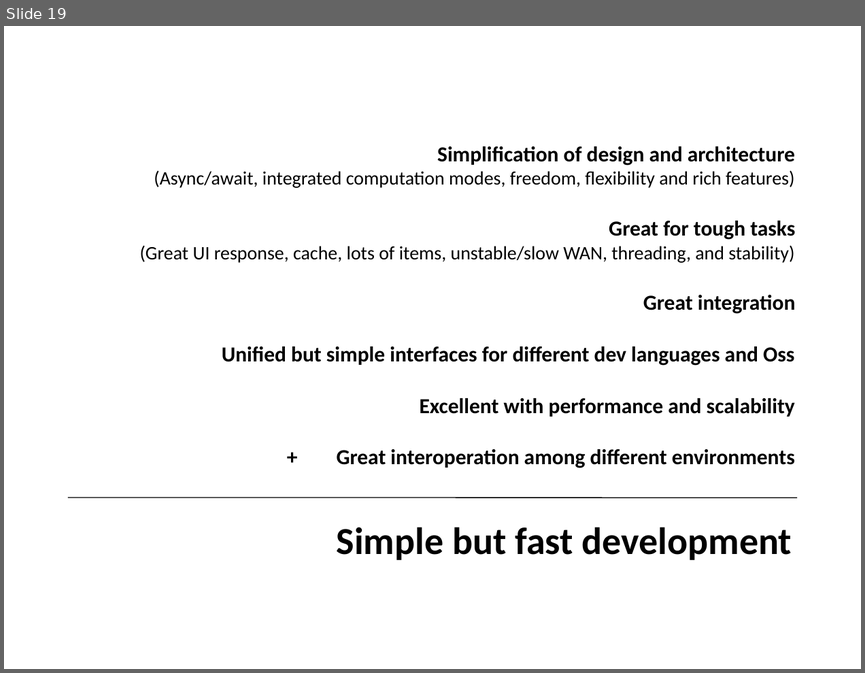
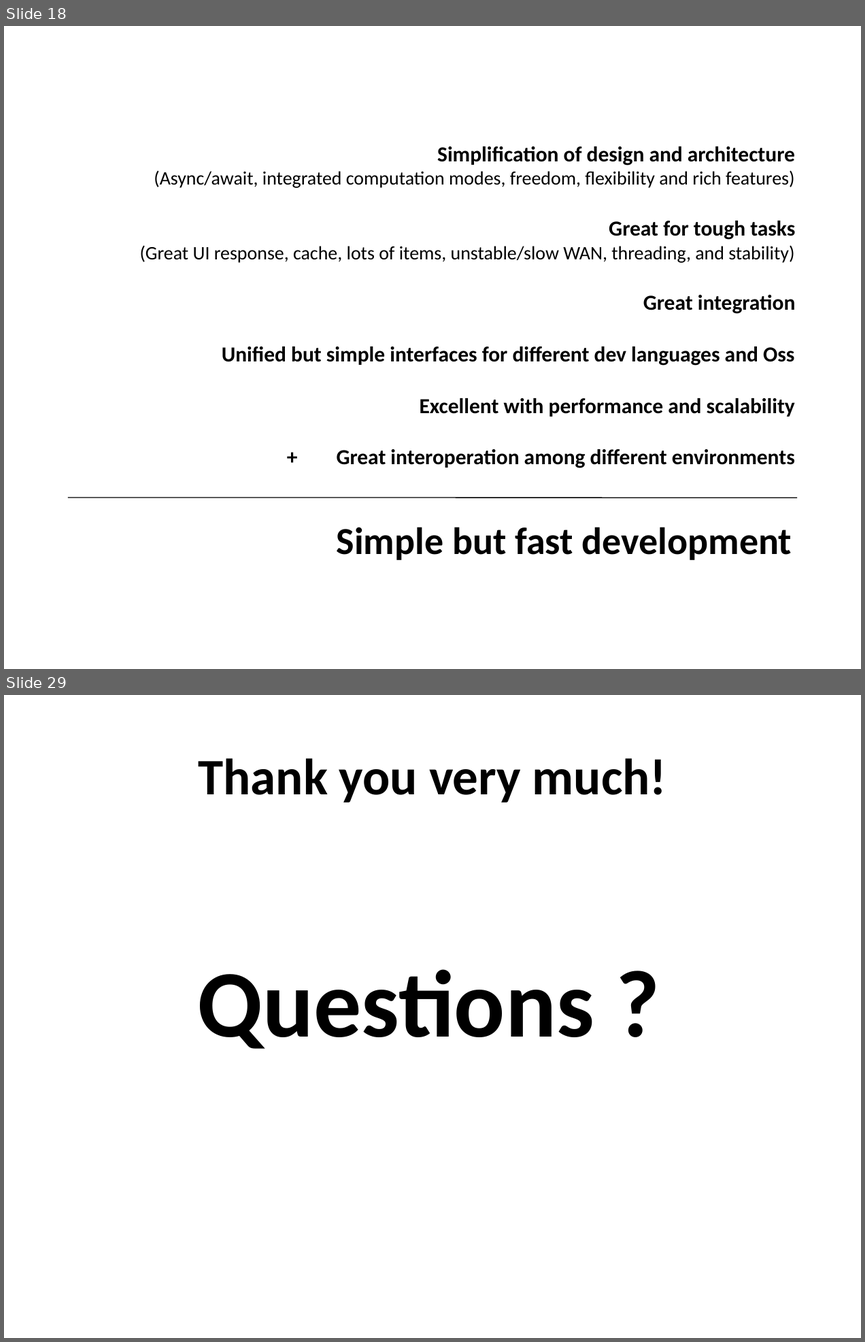
Before and after one commit to udaparts/nodejsdemos, a slide deck: SocketPro for Node.js.pptx. Shown one above the other, each under a label of ours: slide 19 before the commit, slides 18 and 29 after it; the slides between them are not shown. The pictures are 865x673 and 865x1342 pixels, drawn with LibreOffice and Linux fonts; fonts in the diff are those of the drawing. Boxes give left, top, right and bottom in pixels: in the first picture for what was removed or moved away, otherwise in the second. Text is boxed around its words. In the diff, an @@ line names an element or a change of style, - is before the commit and + after.

```diff
--- a/SocketPro for Node.js.pptx
+++ b/SocketPro for Node.js.pptx
@@ slide 29 added at [4,695,861,1338], background #FFFFFF @@
@@ text added at [198,758,666,802], 42.9 pt, text #000000, bold @@
+Thank you very much!
@@ title added at [197,969,594,1049], 80 pt, text #000000, bold @@
+Questions ?
@@ what was slide 19 is now slide 18 @@
```
Also in this commit, not shown: 9 slides changed, 2 other slides added, 2 slides removed, 2 other files.
